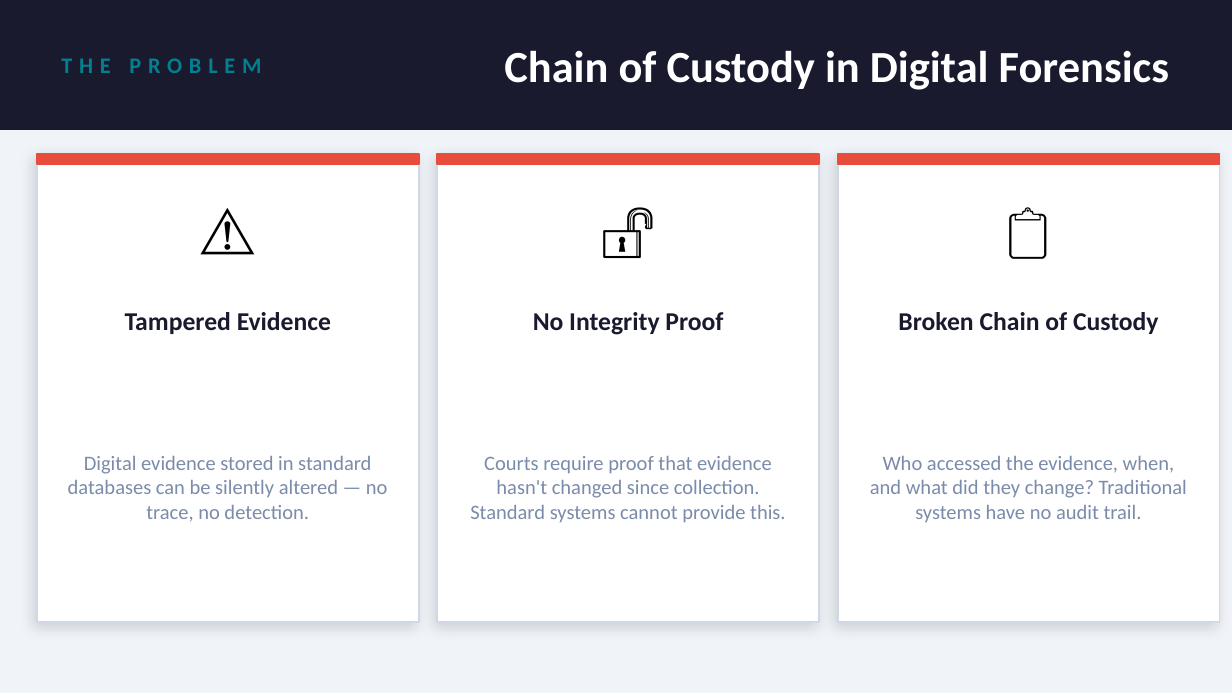
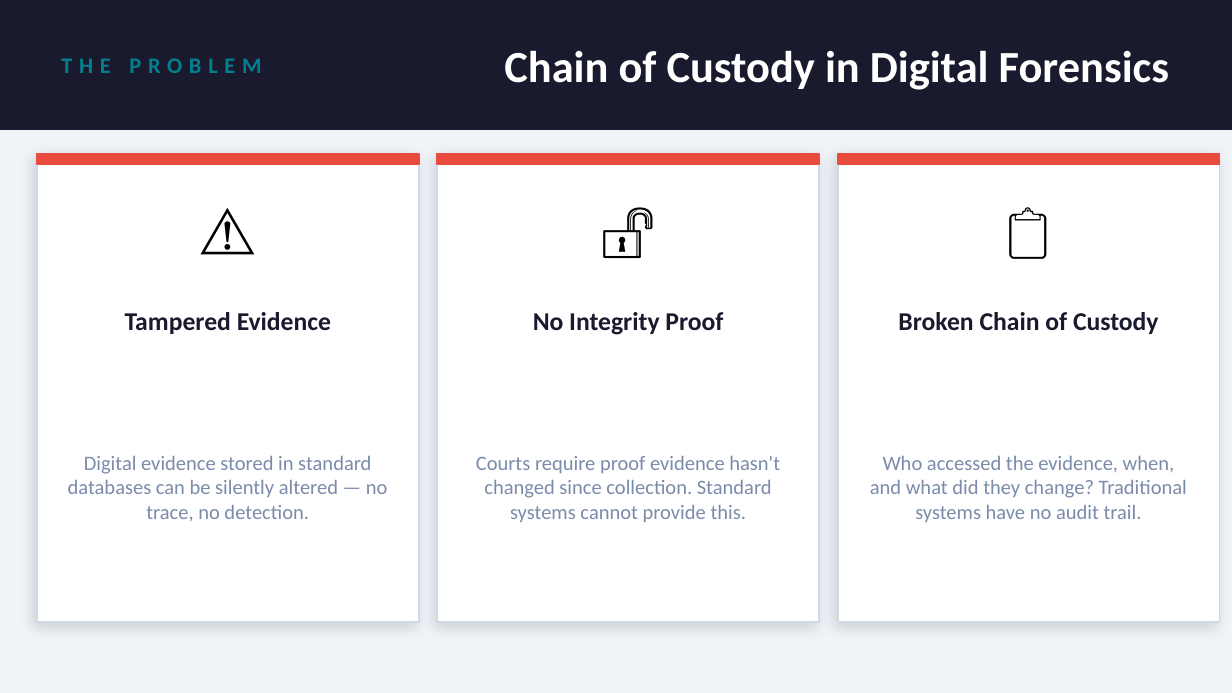
Before and after one commit to shankure/blockhain, a slide deck: slide 2 of slides/SecureTrace_Presentation.pptx. Drawn at 1232x693 pixels with LibreOffice and Linux fonts; fonts in the diff are those of the drawing. Boxes give left, top, right and bottom in pixels: in the first picture for what was removed or moved away, otherwise in the second. Text is boxed around its words. In the diff, an @@ line names an element or a change of style, - is before the commit and + after.

```diff
--- a/slides/SecureTrace_Presentation.pptx
+++ b/slides/SecureTrace_Presentation.pptx
@@ text at <box>476,456,780,523</box>: text changed @@
-Courts require proof that evidence hasn't changed since collection. Standard systems cannot provide this.
+Courts require proof evidence hasn't changed since collection. Standard systems cannot provide this.
```
Also in this commit, not shown: 7 other slides changed, 13 other files.
